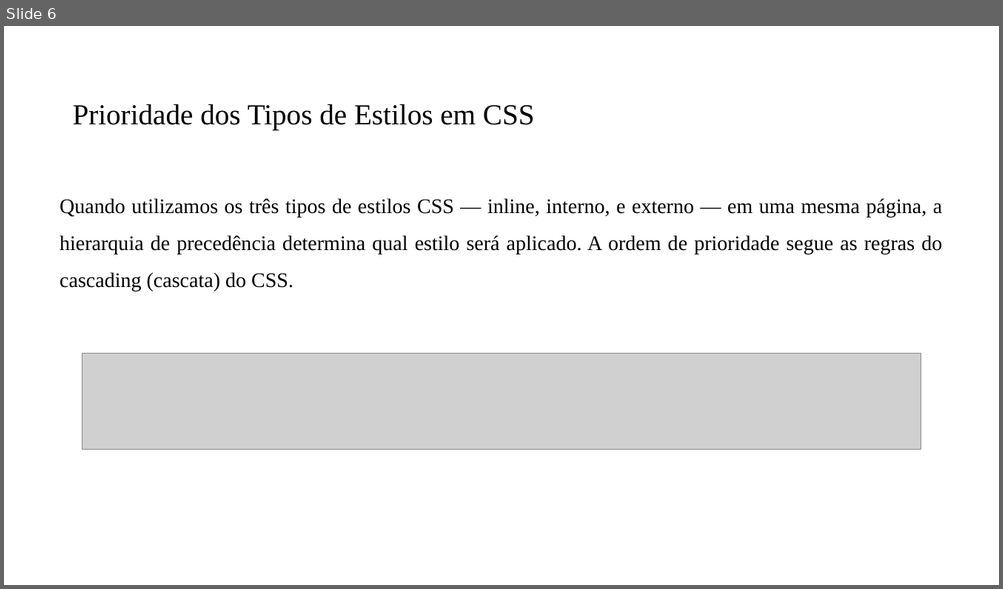
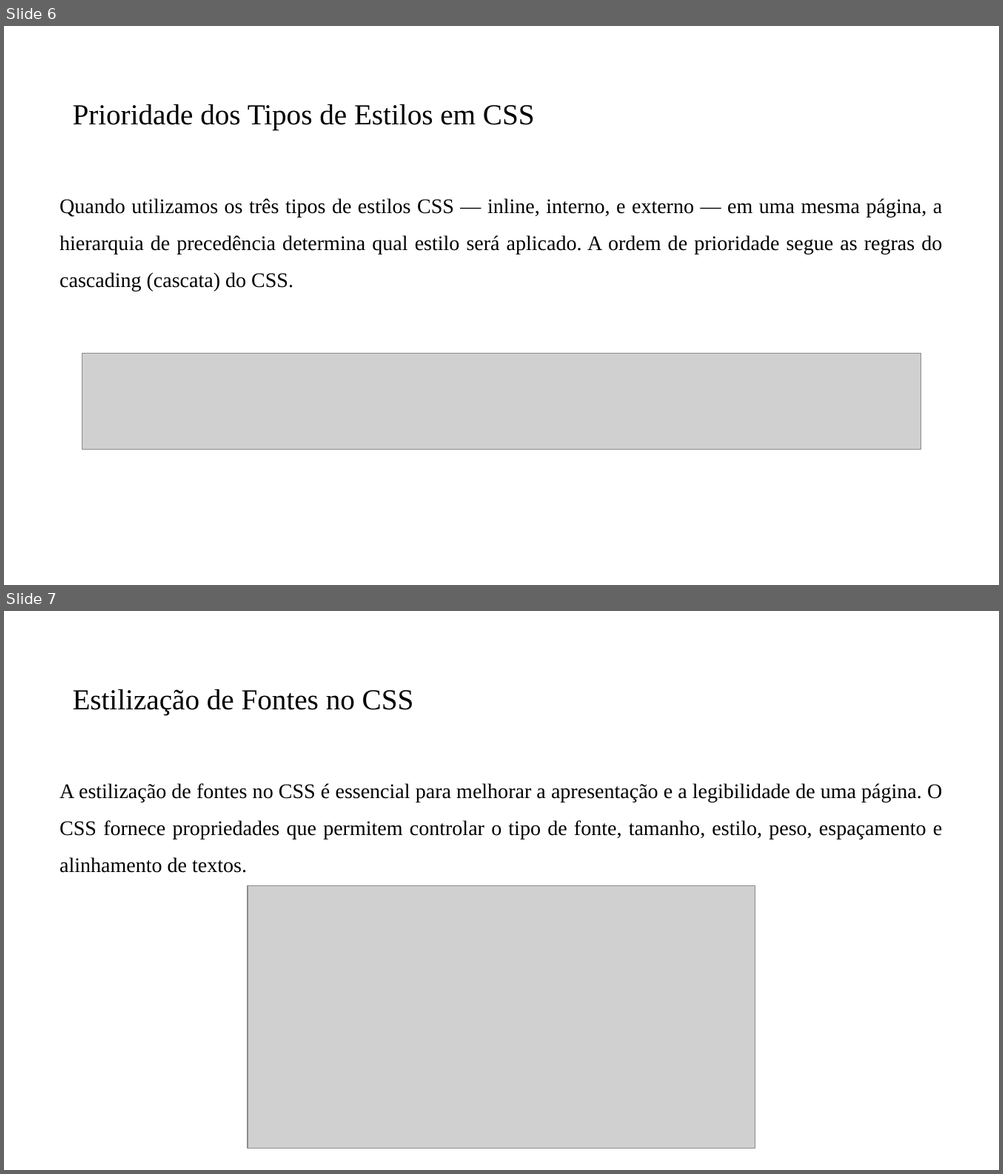
Before and after one commit to PedroMiho/Logica-de-Programacao, a slide deck: Módulo 01 - HTML e CSS/Aula 04 - Introdução ao CSS/Introdução ao CSS.pptx. Shown one above the other, each under a label of ours: slide 6 before the commit, slides 6 and 7 after it. The pictures are 1003x589 and 1003x1174 pixels, drawn with LibreOffice and Linux fonts; fonts in the diff are those of the drawing; grey boxes stand for pictures; background and template pictures are left out. Boxes give left, top, right and bottom in pixels: in the first picture for what was removed or moved away, otherwise in the second. Text is boxed around its words. In the diff, an @@ line names an element or a change of style, - is before the commit and + after.

```diff
--- a/Módulo 01 - HTML e CSS/Aula 04 - Introdução ao CSS/Introdução ao CSS.pptx
+++ b/Módulo 01 - HTML e CSS/Aula 04 - Introdução ao CSS/Introdução ao CSS.pptx
@@ slide 7 added at [4, 611, 999, 1170], background #FFFFFF @@
@@ title added at [73, 689, 414, 715], 28 pt, text #000000 @@
+Estilização de Fontes no CSS
@@ text added at [60, 783, 942, 873], 20 pt, text #000000 @@
+A estilização de fontes no CSS é essencial para melhorar a apresentação e a legibilidade de uma página. O CSS fornece propriedades que permitem controlar o tipo de fonte, tamanho, estilo, peso, espaçamento e alinhamento de textos.
@@ picture added at [247, 886, 754, 1149] @@
```
Also in this commit, not shown: 1 other slide added, 2 other files.
